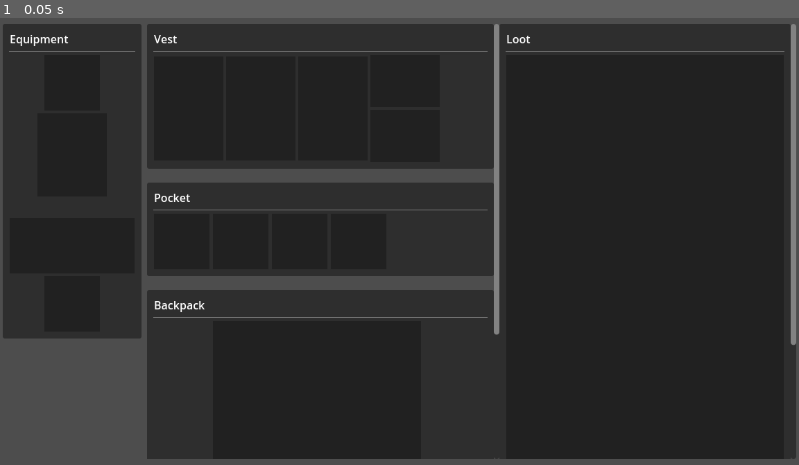
Above: before the commit, frame 1.
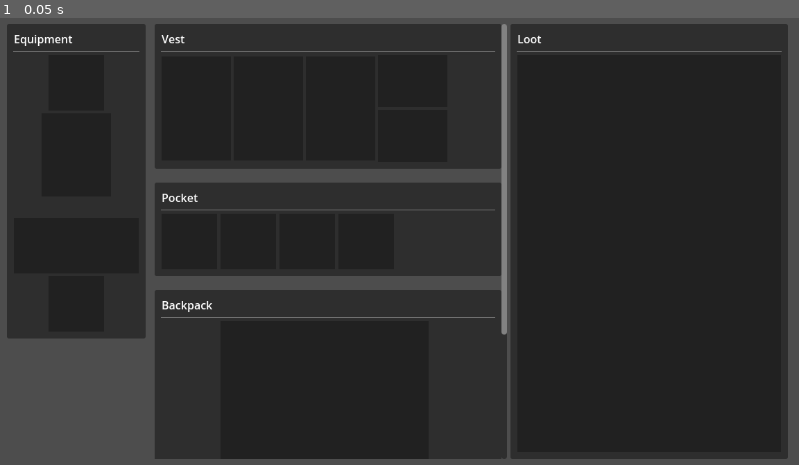
Above: after the commit, the same moment.

Repository: zMenta/FreeMovingInventoryDemo
Game: Godot game, scene res://main/main.tscn
Two runs of this game, one before a commit and one after it. Both use one fixed random seed, a clock stepped at 60 frames per second and the inputs below.
Inputs:
- Up to frame 1 (0.05 s): no input

The runs differ from the first frame. In frame 1, 4.2% of the frame differs, in the area x 0-100%, y 1-99%.

Commit message:
loot container aadjustments

Diff:
--- a/inventory/inventory.tscn
+++ b/inventory/inventory.tscn
@@ -20,7 +20,7 @@
 [node name="HBoxContainer" type="HBoxContainer" parent="."]
 layout_mode = 2
 size_flags_horizontal = 0
-theme_override_constants/separation = 0
+theme_override_constants/separation = 5
 
 [node name="EquipmentContainer" type="ScrollContainer" parent="HBoxContainer"]
 layout_mode = 2
@@ -49,13 +49,16 @@
 layout_mode = 2
 
 [node name="LootContainer" type="ScrollContainer" parent="HBoxContainer"]
+custom_minimum_size = Vector2(400, 0)
 layout_mode = 2
 size_flags_horizontal = 3
 horizontal_scroll_mode = 0
 
 [node name="VBoxContainer" type="VBoxContainer" parent="HBoxContainer/LootContainer"]
 layout_mode = 2
-theme_override_constants/separation = 20
+size_flags_horizontal = 3
+size_flags_vertical = 3
 
 [node name="LootContainer" parent="HBoxContainer/LootContainer/VBoxContainer" instance=ExtResource("5_e88ul")]
 layout_mode = 2
+size_flags_vertical = 3
--- a/loot_container.tscn
+++ b/loot_container.tscn
@@ -3,8 +3,8 @@
 [ext_resource type="PackedScene" uid="uid://cdxo3n54nlxmk" path="res://inventory_container/inventory_container.tscn" id="1_kpjxh"]
 
 [node name="LootContainer" type="PanelContainer"]
-offset_right = 40.0
-offset_bottom = 40.0
+offset_right = 620.0
+offset_bottom = 858.0
 
 [node name="MarginContainer" type="MarginContainer" parent="."]
 layout_mode = 2
@@ -26,5 +26,6 @@
 layout_mode = 2
 
 [node name="InventoryContainer" parent="MarginContainer/VBoxContainer" instance=ExtResource("1_kpjxh")]
-custom_minimum_size = Vector2(400, 800)
 layout_mode = 2
+size_flags_horizontal = 1
+size_flags_vertical = 3
--- a/project.godot
+++ b/project.godot
@@ -14,6 +14,10 @@
 run/main_scene="res://main/main.tscn"
 config/features=PackedStringArray("4.0", "Forward Plus")
 config/icon="res://icon.svg"
+
+[display]
+
+window/layer_5=""
 
 [input]
 
